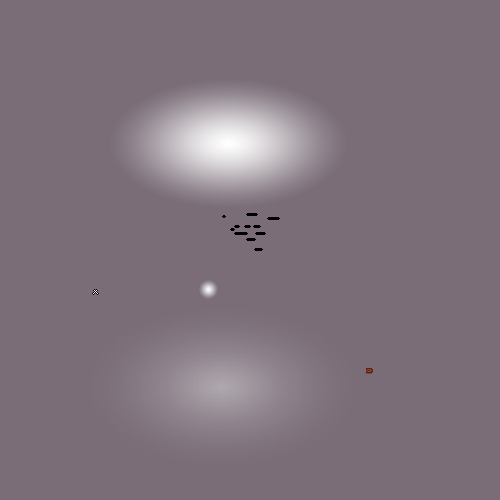
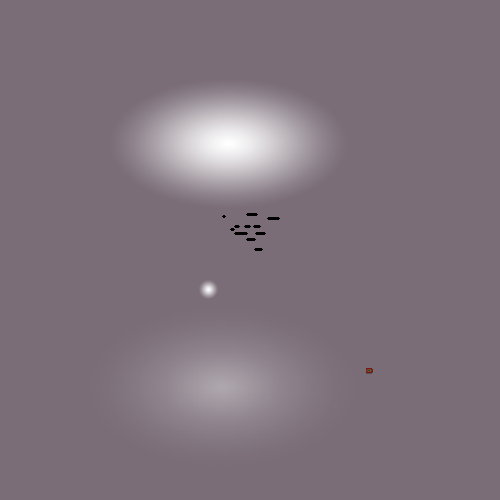
The second 500px x 500px image is a revision of the first. Changes to its layers:
removed layer "FloorMark.png" over [92, 289, 99, 295]
